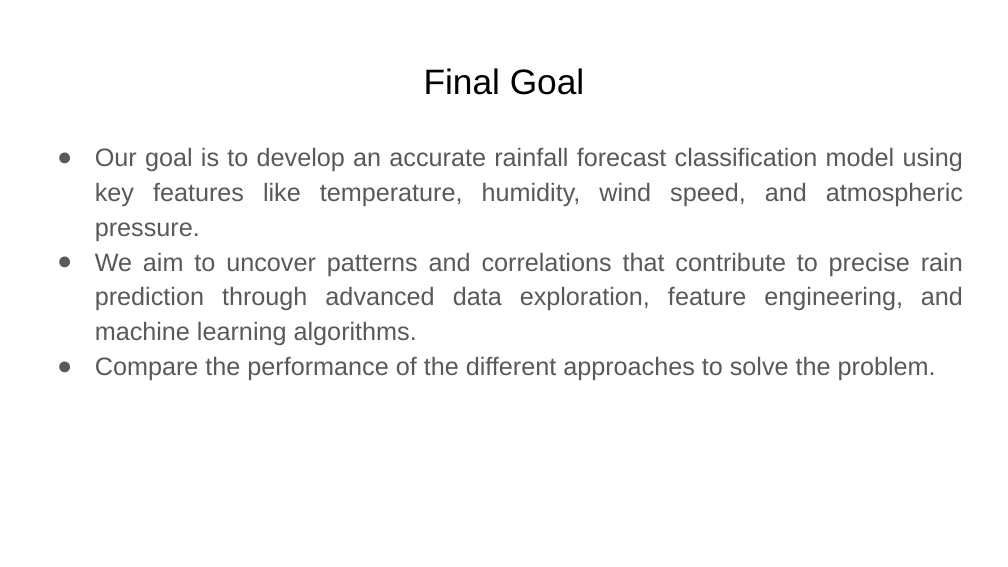
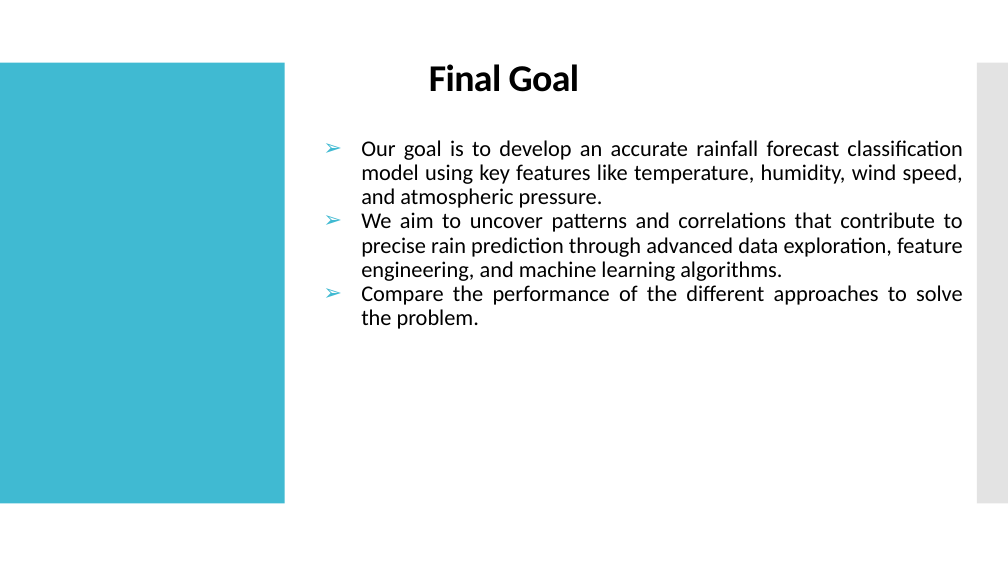
Before and after one commit to darshak-k/RainSenseAI-Project, a slide deck: slide 3 of Documentation/AI PPT.pptx. Drawn at 1008x567 pixels with LibreOffice and Linux fonts; fonts in the diff are those of the drawing. Boxes give left, top, right and bottom in pixels: in the first picture for what was removed or moved away, otherwise in the second. Text is boxed around its words. In the diff, an @@ line names an element or a change of style, - is before the commit and + after.

```diff
--- a/Documentation/AI PPT.pptx
+++ b/Documentation/AI PPT.pptx
@@ title "Final Goal" at [429, 64, 579, 92]: size 25.2 to 27 pt, font Arial to Calibri, letter spacing 0 to -0.5 pt, bold on; line spacing 1 to 0.9 @@
@@ rectangle added at [0, 62, 284, 503], fill #40BAD2 @@
@@ rectangle added at [977, 62, 1008, 503], fill #C8C8C8 at 50% opacity @@
@@ text "Our goal is to develop ...": place and size @@
-text "Our goal is to develop ..." at [95, 147, 963, 380]
+text "Our goal is to develop ..." at [361, 140, 963, 329]
@@ text "Our goal is to develop ..." at [361, 140, 963, 329]: size 18 to 16 pt, font Arial to Calibri, text colour #595959 to #000000; bullet ● to ➢; line spacing 1.15 to 0.9; bullet colour #595959 to #40BAD2 @@
```
Also in this commit, not shown: 9 other slides changed, 1 slide added, 1 slide removed.
